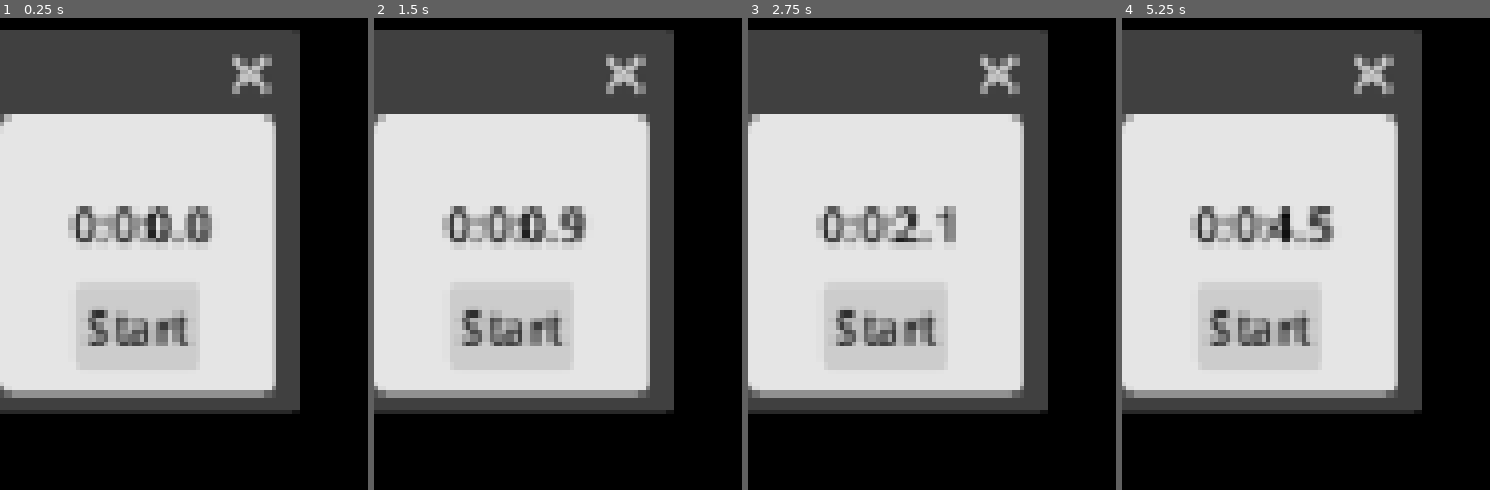
Above: before the commit, frames 1-4 (left to right).
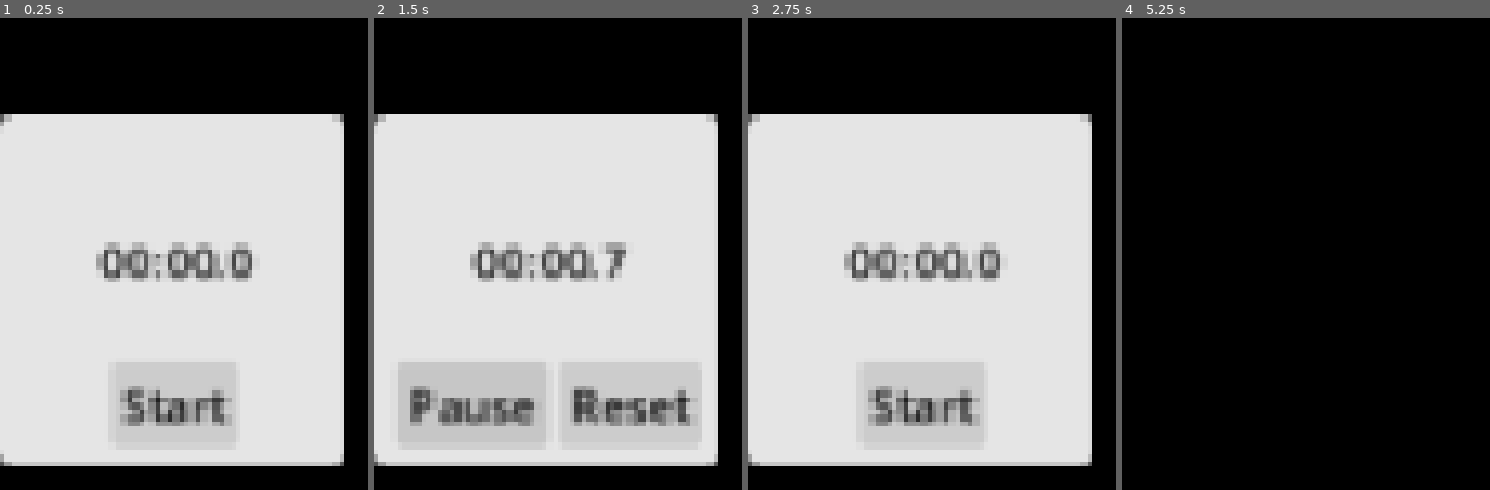
Above: after the commit, the same moments.

Repository: Stenium112/Catssroom
Game: Godot game, scene res://chrono.tscn
The game is run twice, just before and just after one commit, with the same random seed, the same clock (stepped at 60 frames per second) and the same inputs. This scene is started directly instead of the project's main scene.
Inputs (mouse positions are in pixels of both pictures, inside the frame that each line leads up to):
- Up to frame 1 (0.25 s): no input
- Up to frame 2 (1.5 s): click "Start" at 0.5 s; click (469, 405) at 1.25 s, where only the run after the commit has a clickable "Pause"
- Up to frame 3 (2.75 s): click (1001, 405) at 2 s, where only the run after the commit has a clickable "Reset"
- Up to frame 4 (5.25 s): click "Start" at 2.75 s; click (1261, 329) at 3.5 s, where only the run before the commit has a clickable "Start"; move the mouse to (outside the picture) at 4.27 s; press the mouse at (outside the picture) at 4.28 s; move the mouse to (outside the picture) at 5.02 s; release the mouse at (outside the picture) at 5.03 s; click (outside the picture) at 5.1 s

The runs differ from the first frame. In frame 1, 52% of the frame differs, in the area x 0-94%, y 2-95%; in frame 2, 53%; in frame 3, 51%; in frame 4, 66%, in the area x 0-82%, y 2-84%.

Commit message:
Finished chrono !!!!!!

Diff:
--- a/chrono.gd
+++ b/chrono.gd
@@ -1,9 +1,15 @@
 extends Panel
 
+@onready var panel: Panel = $"."
 @onready var label: Label = $Label
 @onready var _1s: Timer = $"1s"
+@onready var start: Button = $Start
+@onready var pause: Button = $Buttons/Pause
+@onready var buttons: HBoxContainer = $Buttons
+@onready var chrono: Window = $".."
 
-var time : float = 0
+var time: float = 0
+var mouse_offset: Vector2i
 
 # Called when the node enters the scene tree for the first time.
 func _ready() -> void:
@@ -13,12 +19,20 @@
 # Called every frame. 'delta' is the elapsed time since the previous frame.
 func _process(delta: float) -> void:
 	arrange_string(time)
+	if Input.is_action_just_pressed("left click"):
+		mouse_offset = panel.get_local_mouse_position()
+	if Input.is_action_pressed("left click"):
+		chrono.position = (chrono.position + Vector2i(panel.get_global_mouse_position()) - mouse_offset)
 
 
 func arrange_string(_time: float) -> void:
 	var dict: Dictionary = convert_time(_time)
-	var array: Array = [str(dict["Hours"]), str(dict["Minutes"]), str(dict["Seconds"])]
-	label.text = ":".join(array) + str(_time).right(2)
+	var array: Array = [str(dict["Hours"]), str(dict["Minutes"]).pad_zeros(2), str(dict["Seconds"]).pad_zeros(2)]
+	if dict["Hours"] == 0: array.remove_at(0)
+
+
+	var ms: String = str(_time).pad_decimals(1).right(1)
+	label.text = ":".join(array) + "." + ms
 
 
 
@@ -38,5 +52,19 @@
 
 
 func _on_start_pressed() -> void:
-	_1s.start()
-	print("1")
+	if _1s.is_stopped(): _1s.start()
+	elif _1s.paused: _1s.paused = false
+	start.visible = false
+	buttons.visible = true
+
+
+func _on_pause_pressed() -> void:
+	_1s.paused = !_1s.paused
+
+
+func _on_reset_pressed() -> void:
+	if _1s.paused: _1s.paused = false
+	_1s.stop()
+	time = 0
+	start.visible = true
+	buttons.visible = false
--- a/chrono.tscn
+++ b/chrono.tscn
@@ -5,7 +5,13 @@
 
 [node name="Chrono" type="Window" unique_id=1485990453]
 oversampling_override = 1.0
+title = "Chrono"
 position = Vector2i(0, 36)
+size = Vector2i(125, 125)
+borderless = true
+always_on_top = true
+content_scale_mode = 1
+content_scale_aspect = 1
 
 [node name="Panel" type="Panel" parent="." unique_id=2064758642]
 anchors_preset = 15
@@ -32,39 +38,51 @@
 theme_override_colors/font_color = Color(0, 0, 0, 1)
 
 [node name="Start" type="Button" parent="Panel" unique_id=1529172392]
-layout_mode = 0
-offset_left = 27.0
-offset_top = 60.0
-offset_right = 73.0
-offset_bottom = 91.0
+layout_mode = 1
+anchors_preset = -1
+anchor_left = 0.5
+anchor_top = 0.95
+anchor_right = 0.5
+anchor_bottom = 0.95
+offset_left = -23.0
+offset_top = -31.0
+offset_right = 23.0
+grow_horizontal = 2
+grow_vertical = 0
 theme = ExtResource("1_5wniu")
 theme_override_colors/font_color = Color(0, 0, 0, 1)
 text = "Start"
 
-[node name="Pause" type="Button" parent="Panel" unique_id=600859396]
+[node name="1s" type="Timer" parent="Panel" unique_id=1418920020]
+wait_time = 0.1
+
+[node name="Buttons" type="HBoxContainer" parent="Panel" unique_id=9050332]
 visible = false
-layout_mode = 0
-offset_left = 60.0
-offset_top = 18.0
-offset_right = 115.0
-offset_bottom = 49.0
+layout_mode = 1
+anchors_preset = -1
+anchor_left = 0.5
+anchor_top = 0.95
+anchor_right = 0.5
+anchor_bottom = 0.95
+offset_left = -55.0
+offset_top = -31.0
+offset_right = 55.0
+grow_horizontal = 2
+grow_vertical = 0
+
+[node name="Pause" type="Button" parent="Panel/Buttons" unique_id=600859396]
+layout_mode = 2
 theme = ExtResource("1_5wniu")
 theme_override_colors/font_color = Color(0, 0, 0, 1)
 text = "Pause"
 
-[node name="Reset" type="Button" parent="Panel" unique_id=1502782799]
-visible = false
-layout_mode = 0
-offset_left = 23.0
-offset_top = 61.0
-offset_right = 74.0
-offset_bottom = 92.0
+[node name="Reset" type="Button" parent="Panel/Buttons" unique_id=1502782799]
+layout_mode = 2
 theme = ExtResource("1_5wniu")
 theme_override_colors/font_color = Color(0, 0, 0, 1)
 text = "Reset"
 
-[node name="1s" type="Timer" parent="Panel" unique_id=1418920020]
-wait_time = 0.1
-
 [connection signal="pressed" from="Panel/Start" to="Panel" method="_on_start_pressed"]
 [connection signal="timeout" from="Panel/1s" to="Panel" method="_on_s_timeout"]
+[connection signal="pressed" from="Panel/Buttons/Pause" to="Panel" method="_on_pause_pressed"]
+[connection signal="pressed" from="Panel/Buttons/Reset" to="Panel" method="_on_reset_pressed"]
